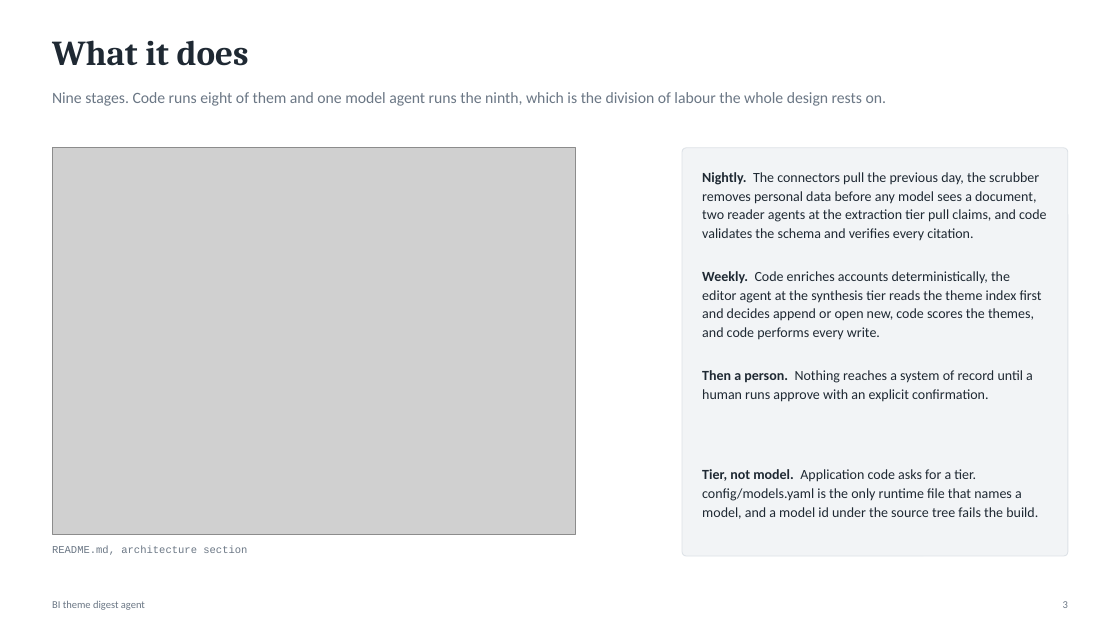
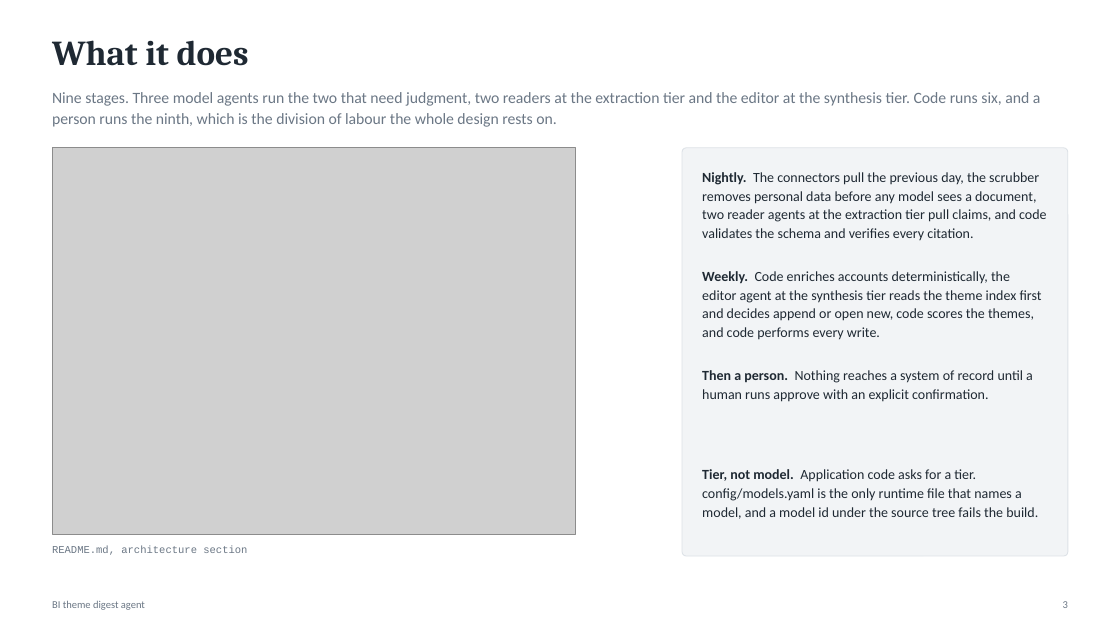
Before and after one commit to jimit1/bi-theme-digest-agent, a slide deck: slide 3 of deck/momentive-bi-digest.pptx. Drawn at 1120x630 pixels with LibreOffice and Linux fonts; fonts in the diff are those of the drawing; grey boxes stand for pictures. Boxes give left, top, right and bottom in pixels: in the first picture for what was removed or moved away, otherwise in the second. Text is boxed around its words. In the diff, an @@ line names an element or a change of style, - is before the commit and + after.

```diff
--- a/deck/momentive-bi-digest.pptx
+++ b/deck/momentive-bi-digest.pptx
@@ text at <box>52,92,1041,127</box>: text changed @@
-Nine stages. Code runs eight of them and one model agent runs the ninth, which is the division of labour the whole design rests on.
+Nine stages. Three model agents run the two that need judgment, two readers at the extraction tier and the editor at the synthesis tier. Code runs six, and a person runs the ninth, which is the division of labour the whole design rests on.
```
Also in this commit, not shown: 6 other slides changed, 2 other files.
